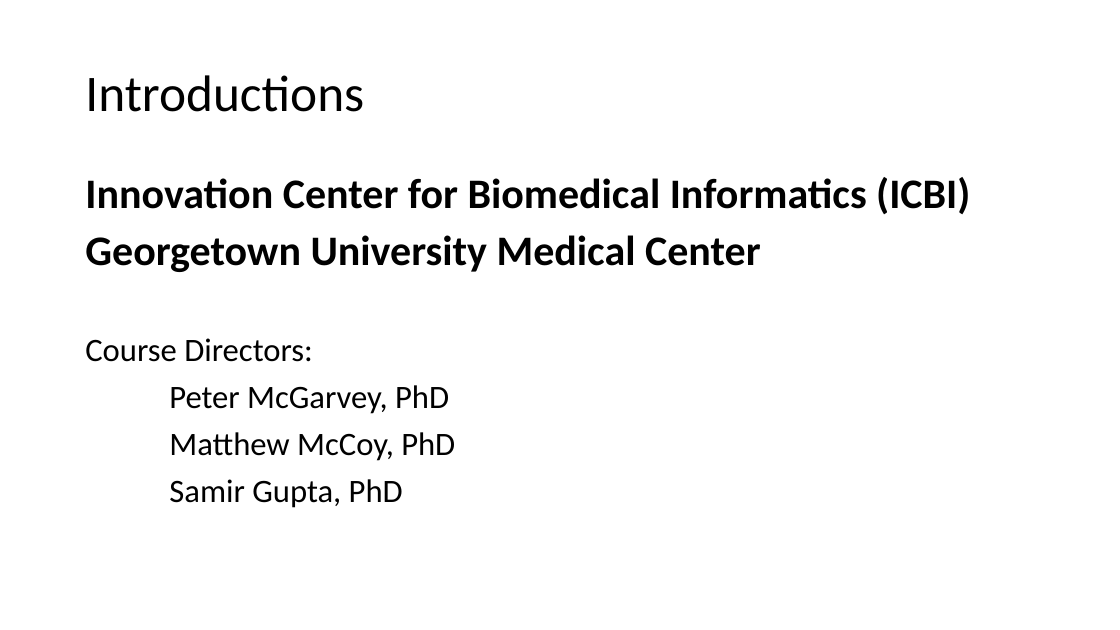
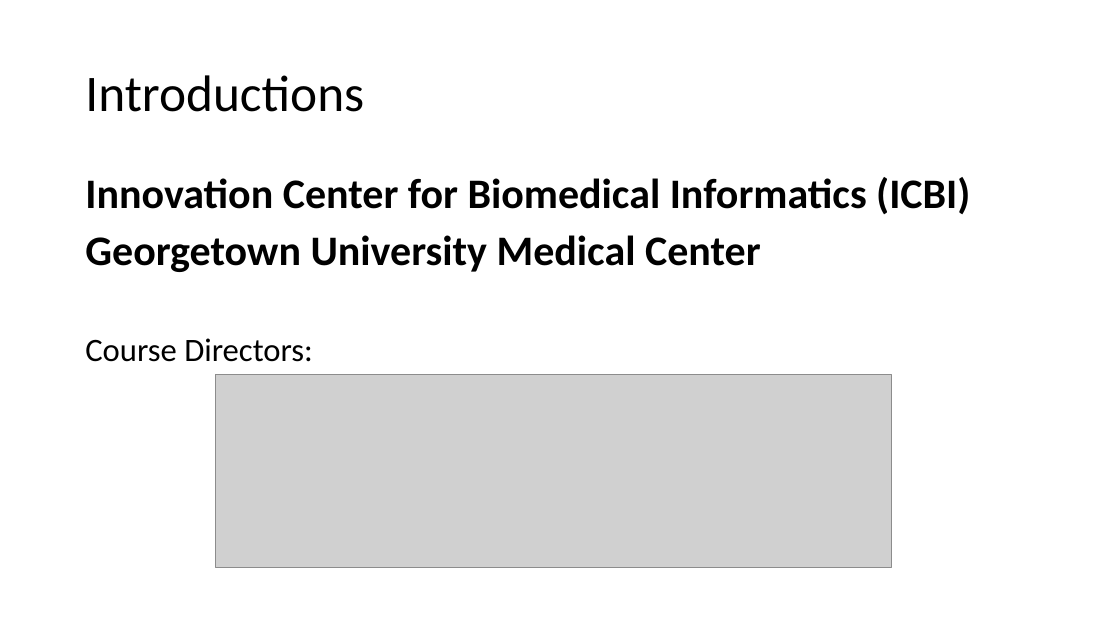
Before and after one commit to ICBI/AIMAHEAD_GU, a slide deck: slide 2 of Courses/ML_Concepts/orientation.pptx. Drawn at 1120x630 pixels with LibreOffice and Linux fonts; fonts in the diff are those of the drawing; grey boxes stand for pictures. Boxes give left, top, right and bottom in pixels: in the first picture for what was removed or moved away, otherwise in the second. Text is boxed around its words. In the diff, an @@ line names an element or a change of style, - is before the commit and + after.

```diff
--- a/Courses/ML_Concepts/orientation.pptx
+++ b/Courses/ML_Concepts/orientation.pptx
@@ text at (169,385,455,508): paragraphs removed @@
-Peter McGarvey, PhD
-Matthew McCoy, PhD
-Samir Gupta, PhD
@@ picture added at (216,375,891,567) @@
```
Also in this commit, not shown: 1 other slide changed, 4 other files.
